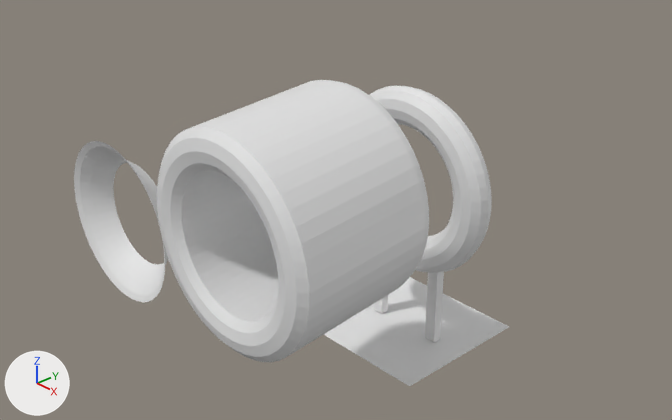
What one commit did to the Blender file launch/obscure_prototype.blend.
Rendered twice from a camera (50 mm lens) standing at (0.444, -0.491, 0.42) and looking at (-0.063, -0.021, 0.09). Every picture has the same lights, and +X, +Y and +Z are marked at lower left.
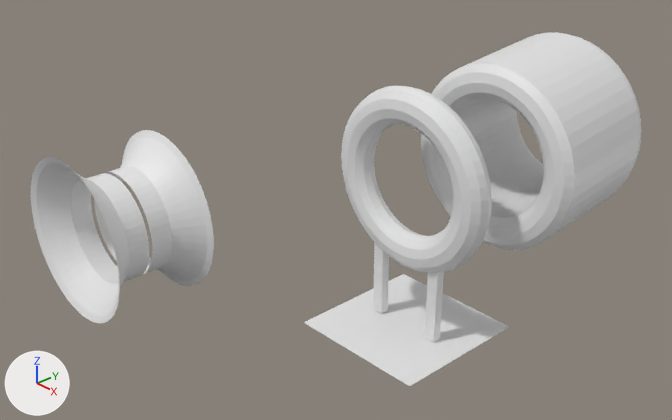
Boxes (x1, y1, x2, y2) around the edits, measured in the pictures (672 x 420 px):
```json
{"object": "Torus.001", "change": "moved", "before": [157, 80, 429, 362], "after": [421, 32, 641, 250]}
{"object": "Torus.002", "change": "reshaped, moved, turned", "before": [74, 141, 168, 302], "after": [31, 157, 149, 323]}
{"object": "Torus.004", "change": "added", "after": [94, 130, 214, 286]}
{"part": 1, "of": "me_torus_002", "change": "added", "after": [71, 173, 149, 284]}
```

The change, as JSON lines over the scene's bpy script:
```json
{"block": "me_torus_002", "where": "# used by ob_torus_002; location = (-0.2185, 0.0214, 0.0636); rotation_euler = (-1.559, 0.0, 0.0), in degrees (-89, 0, 0); scale = (0.06, 0.06, 0.0483)"}
{"op": "remove", "block": "me_torus_002", "code": "me_torus_002.from_pydata(...)  # 240 vertices, 192 faces; spans x -1.13..1.3, y -1.25..1.18, z -3.32..-2.81"}
{"op": "add", "block": "me_torus_002", "code": "me_torus_002.from_pydata(...)  # 336 vertices, 288 faces; spans x -1.13..1.3, y -1.25..1.18, z -3.32..-2.41"}
{"block": "me_torus_002", "change": "me_torus_002 part 1"}
{"block": "me_torus_002", "change": "39 new vertices lie (0.0, 0.0, 0.32) away from vertices in x -0.7..0.87, y -0.81..0.75, z -2.81"}
{"block": "me_torus_002", "change": "32 new vertices lie (0.0, 0.0, 0.08) away from vertices in x -0.7..0.87, y -0.71..0.75, z -2.49"}
{"block": "me_torus_002", "change": "9 new vertices lie (0.0, 0.01, 0.32) away from vertices in x -0.47..0.64, y -0.82..0.69, z -2.81"}
{"block": "me_torus_002", "change": "9 new vertices lie (0.0, 0.0, 0.08) away from vertices in x -0.47..0.64, y -0.81..0.7, z -2.49"}
{"block": "me_torus_002", "change": "7 new vertices lie (0.0, 0.01, 0.08) away from vertices in x -0.53..0.71, y -0.81..0.75, z -2.49"}
{"block": "me_torus_002", "change": "96 new faces join them"}
{"op": "add", "block": "me_torus_007", "code": ["me_torus_007 = bpy.data.meshes.new('Torus.007')", "me_torus_007.from_pydata(...)  # 336 vertices, 288 faces; spans x -1.13..1.3, y -1.25..1.18, z -3.32..-2.41"]}
{"op": "set", "path": "ob_torus_001.location", "old": "(0.0313, -0.1039, 0.1643)", "new": "(0.0313, 0.1442, 0.1508)"}
{"op": "set", "path": "ob_torus_002.location", "old": "(-0.2185, 0.0214, 0.0636)", "new": "(-0.2185, -0.0214, 0.0588)"}
{"op": "set", "path": "ob_torus_002.rotation_euler", "old": "(-1.559, 0.0, 0.0)", "new": "(-1.571, 0.0, 0.0)", "note": "degrees (-89, 0, 0) -> degrees (-90, 0, 0)"}
{"op": "add", "block": "ob_torus_004", "code": ["ob_torus_004 = bpy.data.objects.new('Torus.004', me_torus_007)", "ob_torus_004.location = (-0.2082, -0.2505, 0.0588)", "ob_torus_004.rotation_euler = (-1.571, 0.0, 3.142)  # degrees (-90, 0, 180)", "ob_torus_004.scale = (0.06, 0.06, 0.0483)"]}
```
